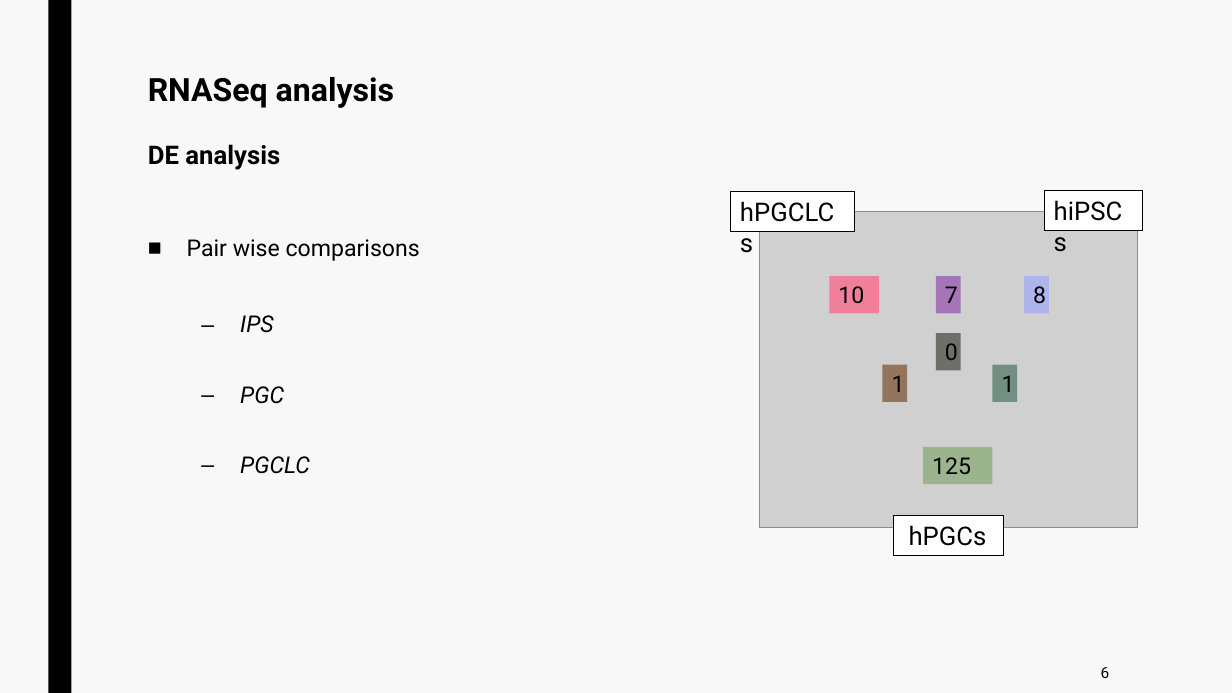
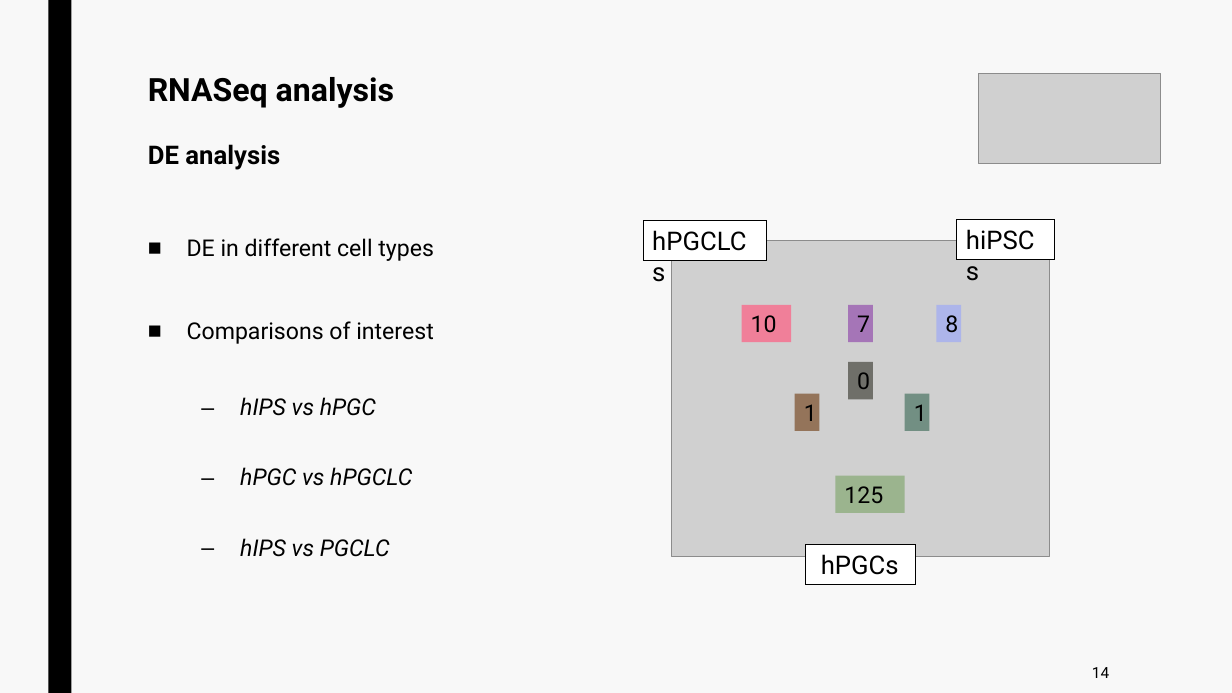
Before and after one commit to jurtasun/presentations, a slide deck: slide 15 of 202306_CRG_Postdoc/230623_GRG_Postdoc.ppt (slide 17 before the commit). Drawn at 1232x693 pixels with LibreOffice and Linux fonts; fonts in the diff are those of the drawing; grey boxes stand for pictures. Boxes give left, top, right and bottom in pixels: in the first picture for what was removed or moved away, otherwise in the second. Text is boxed around its words. In the diff, an @@ line names an element or a change of style, - is before the commit and + after.

```diff
--- a/202306_CRG_Postdoc/230623_GRG_Postdoc.ppt
+++ b/202306_CRG_Postdoc/230623_GRG_Postdoc.ppt
@@ picture added at (979,73,1162,164) @@
@@ text removed at (187,239,420,474) @@
-■ Pair wise comparisons
-  – IPS
-  – PGC
-  – PGCLC
@@ text added at (187,238,434,557), 18 pt, text #000000 @@
+■ DE in different cell types
+■ Comparisons of interest
+  – hIPS vs hPGC
+  – hPGC vs hPGCLC
+  – hIPS vs PGCLC
@@ rectangle "hiPSCs": place and size @@
-rectangle "hiPSCs" at (1045,190,1143,231)
+rectangle "hiPSCs" at (958,220,1055,261)
@@ 6 rectangles, 1 picture: place and size @@
-6 rectangles, 1 picture at (731,191,1138,556)
+6 rectangles, 1 picture at (643,220,1050,585)
@@ rectangle "1": place and size @@
-rectangle "1" at (993,365,1018,402)
+rectangle "1" at (795,394,820,431)
@@ rectangle "1" at (795,394,820,431): fill #728F83 to #94745A @@
@@ rectangle "1": place and size @@
-rectangle "1" at (883,365,908,402)
+rectangle "1" at (905,394,930,431)
@@ rectangle "1" at (905,394,930,431): fill #94745A to #728F83 @@
@@ rectangle "125": place and size @@
-rectangle "125" at (923,447,993,484)
+rectangle "125" at (836,476,905,513)
@@ text at (1092,667,1109,678): text changed @@
-6
+14
```
Also in this commit, not shown: 10 other slides changed, 4 slides added, 5 slides removed, 1 other file.
